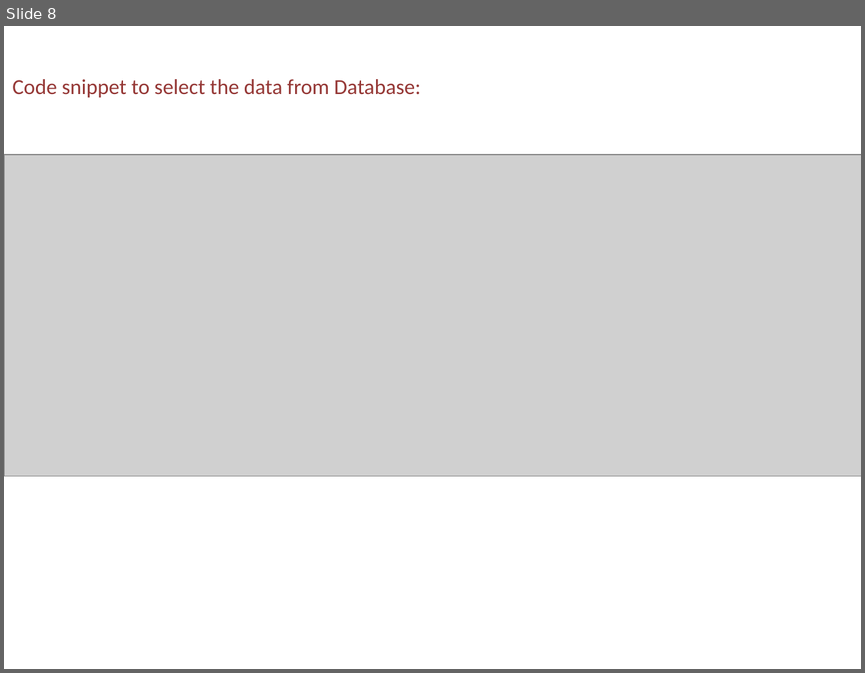
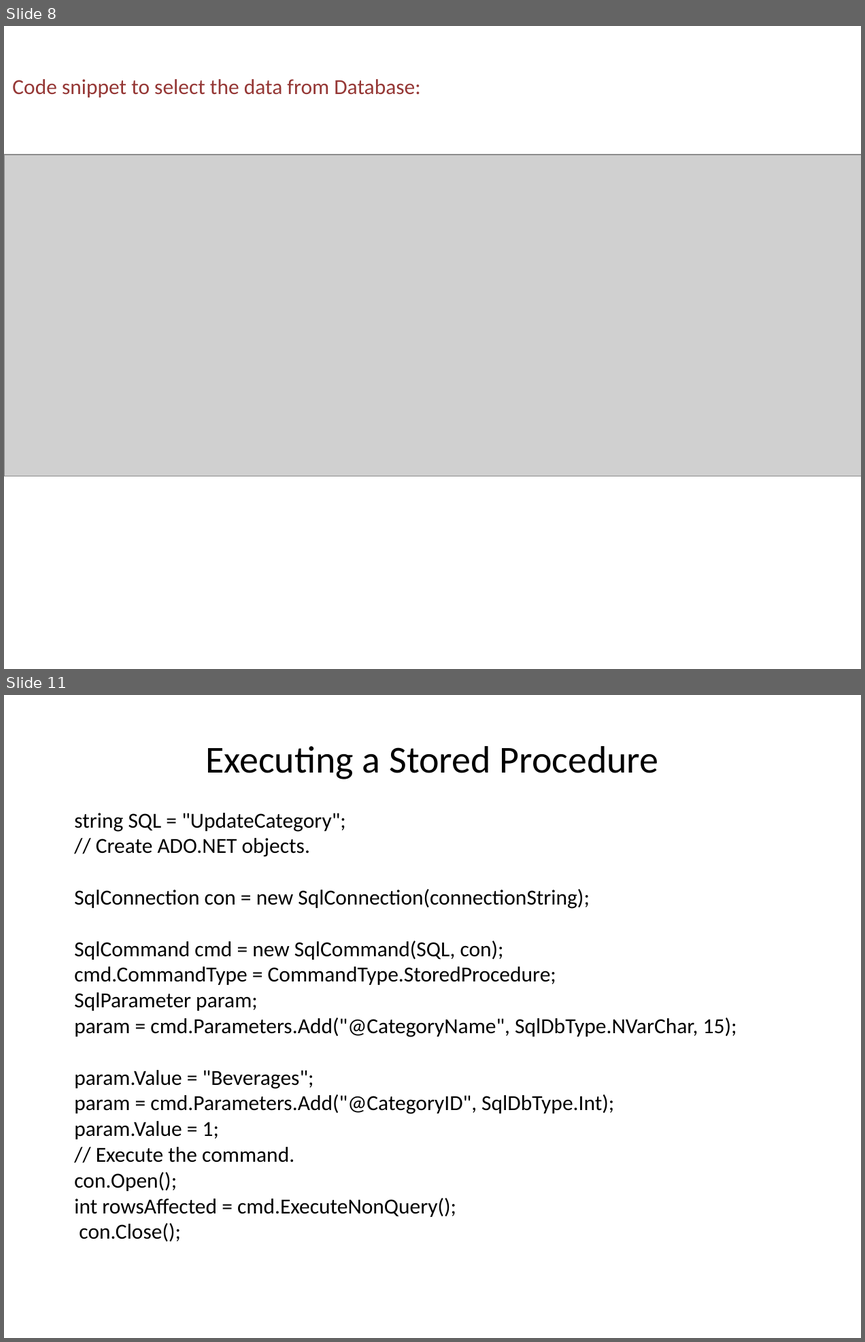
Before and after one commit to Patwaris/DotNetFullStack, a slide deck: ADONET/ADONET.pptx. Shown one above the other, each under a label of ours: slide 8 before the commit, slides 8 and 11 after it; the slides between them are not shown. The pictures are 865x673 and 865x1342 pixels, drawn with LibreOffice and Linux fonts; fonts in the diff are those of the drawing; grey boxes stand for pictures. Boxes give left, top, right and bottom in pixels: in the first picture for what was removed or moved away, otherwise in the second. Text is boxed around its words. In the diff, an @@ line names an element or a change of style, - is before the commit and + after.

```diff
--- a/ADONET/ADONET.pptx
+++ b/ADONET/ADONET.pptx
@@ slide 11 added at (4,695,861,1338), background #FFFFFF @@
@@ text added at (205,746,659,779), 32 pt, text #000000 @@
+Executing a Stored Procedure
@@ text added at (74,813,737,1241), 18 pt, text #000000 @@
+string SQL = "UpdateCategory";
+// Create ADO.NET objects.
+SqlConnection con = new SqlConnection(connectionString);
+SqlCommand cmd = new SqlCommand(SQL, con);
+cmd.CommandType = CommandType.StoredProcedure;
+SqlParameter param;
+param = cmd.Parameters.Add("@CategoryName", SqlDbType.NVarChar, 15);
+param.Value = "Beverages";
+param = cmd.Parameters.Add("@CategoryID", SqlDbType.Int);
+param.Value = 1;
+// Execute the command.
+con.Open();
+int rowsAffected = cmd.ExecuteNonQuery();
+con.Close();
```
Also in this commit, not shown: 2 other slides added, 9 other files.
